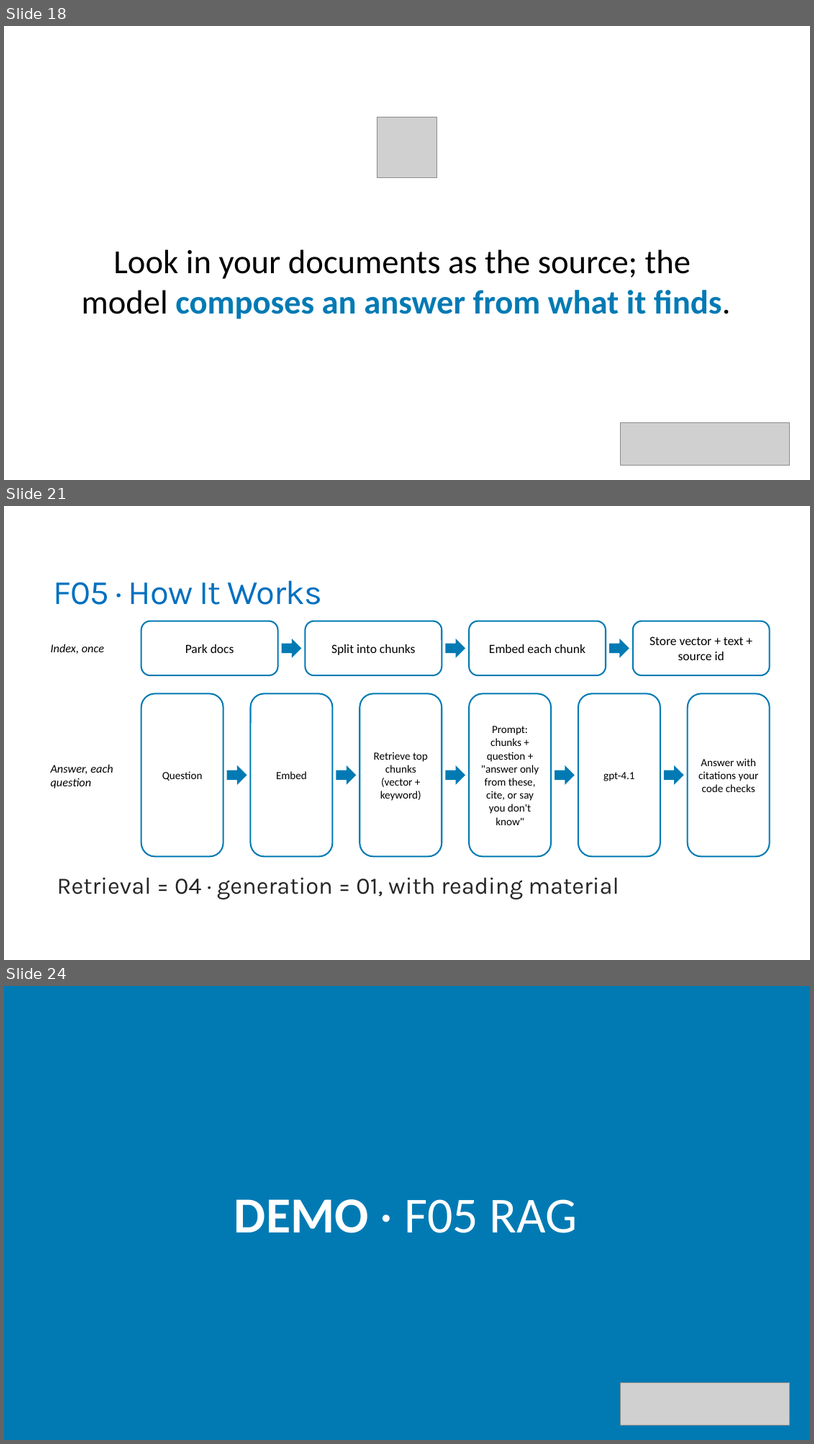
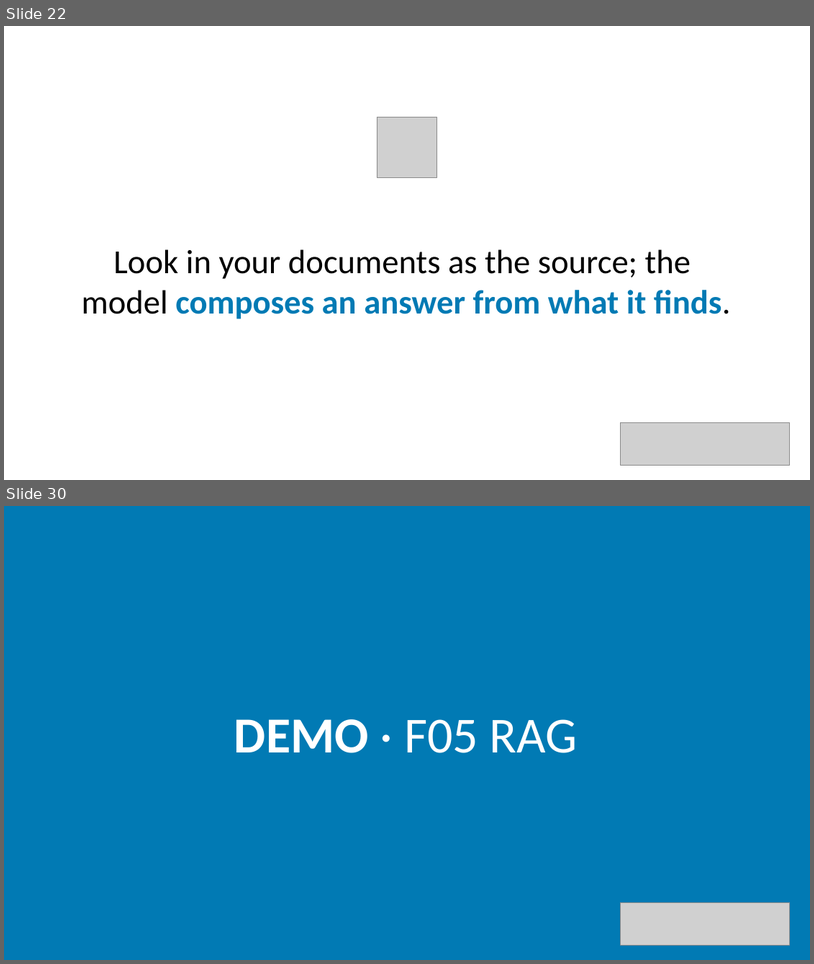
Before and after one commit to trailheadtechnology/10-ai-features-workshop, a slide deck: modules/M2-finding/M2-finding.pptx. Shown one above the other, each under a label of ours: slides 18, 21 and 24 before the commit, slides 22 and 30 after it; the slides between them are not shown. The pictures are 814x1444 and 814x964 pixels, drawn with LibreOffice and Linux fonts; fonts in the diff are those of the drawing; grey boxes stand for pictures. Boxes give left, top, right and bottom in pixels: in the first picture for what was removed or moved away, otherwise in the second. Text is boxed around its words. In the diff, an @@ line names an element or a change of style, - is before the commit and + after.

```diff
--- a/modules/M2-finding/M2-finding.pptx
+++ b/modules/M2-finding/M2-finding.pptx
@@ slide 21 removed at <box>4,506,810,960</box>, background #FFFFFF @@
@@ title removed at <box>54,580,322,605</box> @@
-F05 · How It Works
@@ rounded rectangle removed at <box>142,621,278,675</box> @@
-Park docs
@@ rounded rectangle removed at <box>305,621,442,675</box> @@
-Split into chunks
@@ rounded rectangle removed at <box>469,621,606,675</box> @@
-Embed each chunk
@@ rounded rectangle removed at <box>633,621,770,675</box> @@
-Store vector + text + source id
@@ text removed at <box>51,644,104,654</box> @@
-Index, once
@@ right arrow removed at <box>282,638,301,658</box> @@
@@ right arrow removed at <box>445,638,466,658</box> @@
@@ right arrow removed at <box>610,638,630,658</box> @@
@@ rounded rectangle removed at <box>142,693,224,856</box> @@
-Question
@@ rounded rectangle removed at <box>251,693,333,856</box> @@
-Embed
@@ rounded rectangle removed at <box>360,693,442,856</box> @@
-Retrieve top chunks (vector + keyword)
@@ rounded rectangle removed at <box>469,693,551,856</box> @@
-Prompt: chunks + question + "answer only from these, cite, or say you don't know"
@@ rounded rectangle removed at <box>579,693,661,856</box> @@
-gpt-4.1
@@ rounded rectangle removed at <box>688,693,771,856</box> @@
-Answer with citations your code checks
@@ text removed at <box>51,764,113,788</box> @@
-Answer, each question
@@ right arrow removed at <box>227,765,247,785</box> @@
@@ right arrow removed at <box>336,765,356,785</box> @@
@@ right arrow removed at <box>445,765,466,785</box> @@
@@ right arrow removed at <box>555,765,575,785</box> @@
@@ right arrow removed at <box>665,765,684,785</box> @@
@@ text removed at <box>57,877,620,899</box> @@
-  Retrieval = 04 · generation = 01, with reading material
@@ what was slide 18 is now slide 22 @@
@@ what was slide 24 is now slide 30 @@
```
Also in this commit, not shown: 3 slides changed, 18 slides added, 6 other slides removed, 3 other files.
